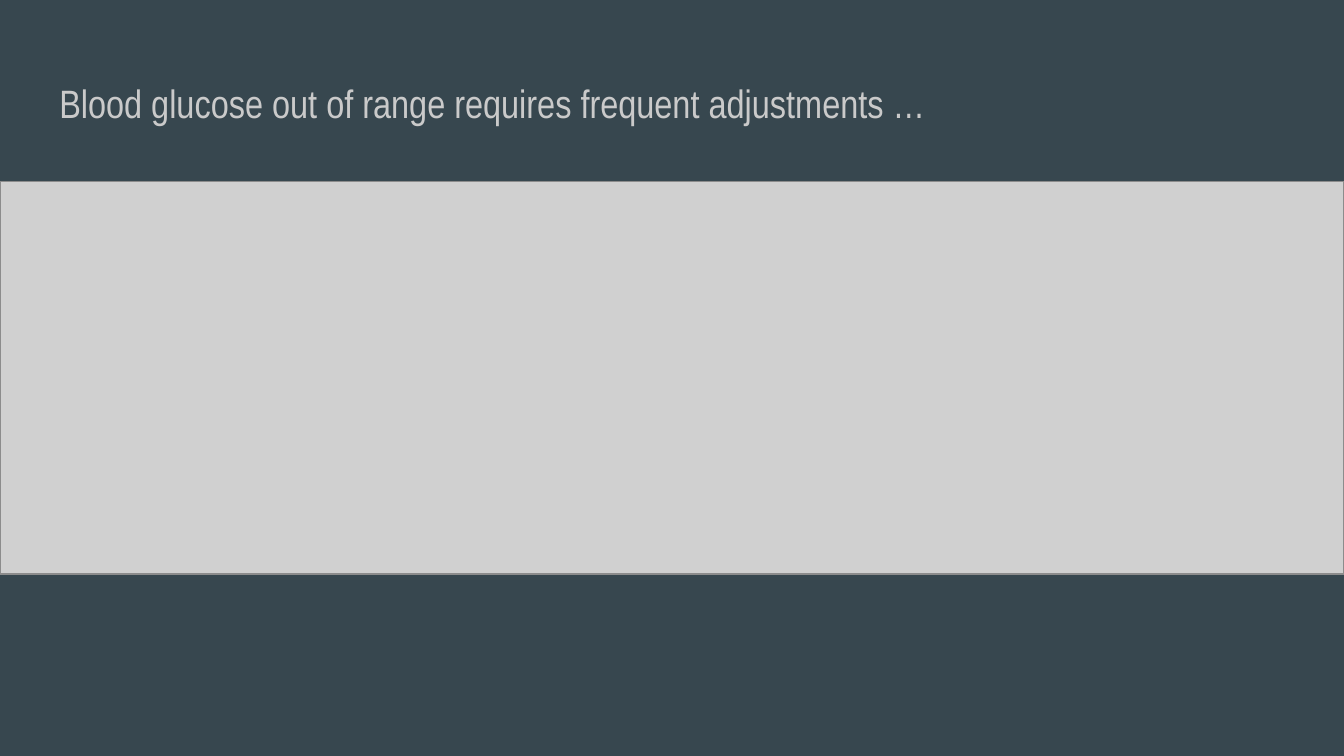
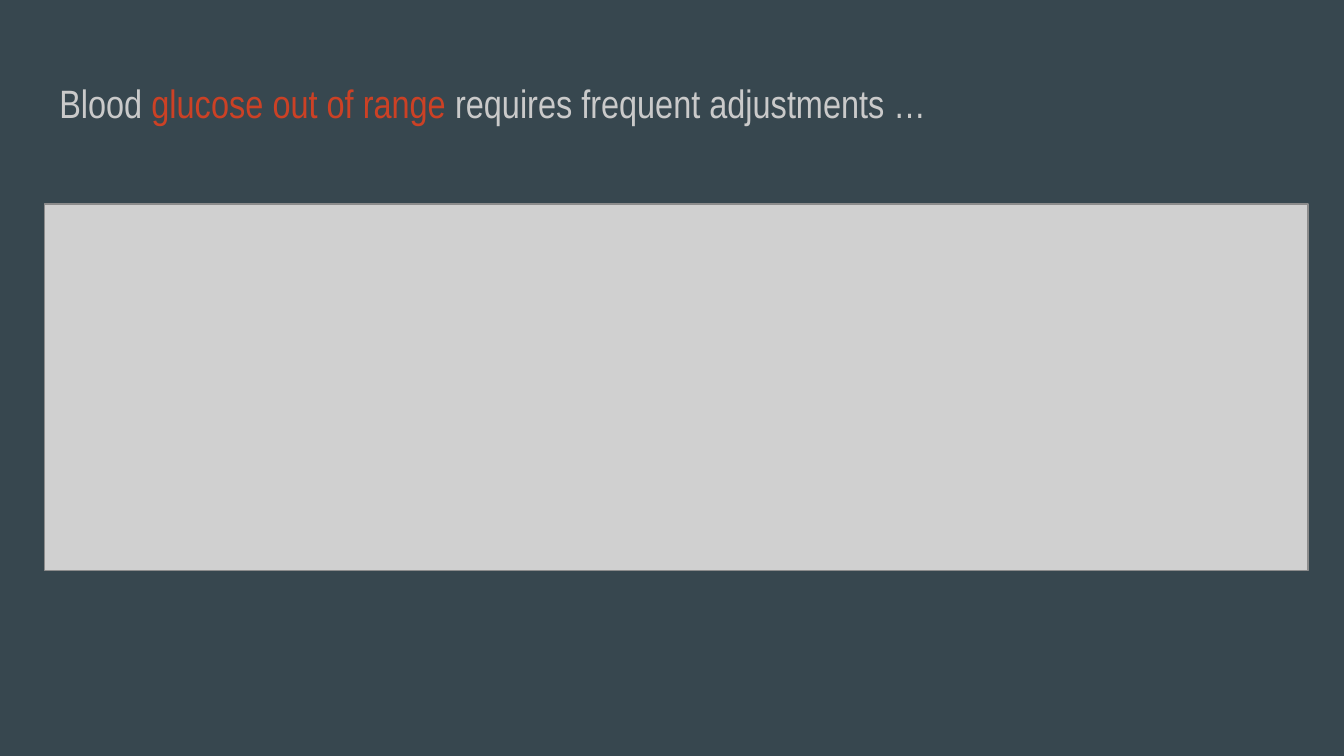
Before and after one commit to inaug22/capstone3, a slide deck: slide 2 of Capstone3Presentation.pptx. Drawn at 1344x756 pixels with LibreOffice and Linux fonts; fonts in the diff are those of the drawing; grey boxes stand for pictures. Boxes give left, top, right and bottom in pixels: in the first picture for what was removed or moved away, otherwise in the second. Text is boxed around its words. In the diff, an @@ line names an element or a change of style, - is before the commit and + after.

```diff
--- a/Capstone3Presentation.pptx
+++ b/Capstone3Presentation.pptx
@@ title "Blood glucose out of range ..." at [59, 89, 884, 126]: text colour #CACACA to #CC4125 in "glucose out of range" @@
@@ picture: place and size @@
-picture at [0, 181, 1344, 574]
+picture at [44, 204, 1308, 571]
```
Also in this commit, not shown: 8 other slides changed, 2 slides added, 1 slide removed.
